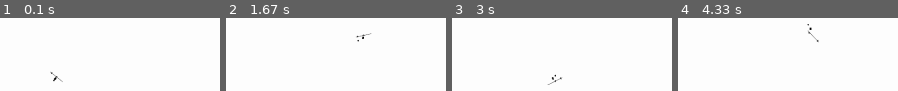
Above: before the commit, frames 1-4 (left to right).
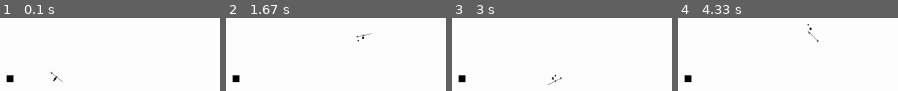
Above: after the commit, the same moments.

Repository: LeBoku/tds
Game: pygame game, started from tds/tds/tds.py
The game is run twice, just before and just after one commit, with the same random seed, the same clock (stepped at 60 frames per second) and the same inputs.
Inputs (mouse positions are in pixels of both pictures, inside the frame that each line leads up to):
- Up to frame 1 (0.1 s): no input
- Up to frame 2 (1.67 s): hold D 0.33-0.8 s; move the mouse to (outside the picture) at 0.37 s; click (outside the picture) at 0.88 s; hold W 1.17-1.47 s; click (outside the picture) at 1.25 s; hold D from 1.5 s (still down); click (226, 67) at 1.58 s
- Up to frame 3 (3 s): release D at 1.97 s; hold A 2-2.53 s; click (outside the picture) at 2.08 s; hold S 2.57-2.87 s; click (outside the picture) at 2.65 s; hold A from 2.9 s (still down); click (outside the picture) at 2.98 s
- Up to frame 4 (4.33 s): release A at 3.3 s; hold W 3.33-3.7 s; click (outside the picture) at 3.42 s; hold D from 3.73 s (still down); click (outside the picture) at 3.82 s

The runs differ from the first frame. In frame 1, 0.4% of the frame differs, in the area x 2-7%, y 78-90%; in frame 2, 0.4%; in frame 3, 0.4%; in frame 4, 0.4%.

Commit message:
imporved store handling

Diff:
--- a/tds/tds/map/mapController.py
+++ b/tds/tds/map/mapController.py
@@ -4,14 +4,12 @@
 from config import mapBounds
 
 from map.mapDisplay import MapDisplay
+from mapEntity.MapEntityController import MapEntityController
 from mapEntity.player.playerController import PlayerController
 
 from mapEntity.subEntity.subEntity import SubEntity
-from store.images import weapons, character
-
+from store import images
 from store import moveSets
-import store.moveSets.spear
-import store.moveSets.character
 
 class MapController(Controller):
 	def __init__(self):
@@ -34,16 +32,23 @@
 		self.entities.remove(entity)
 
 	def setUpEntities(self):
+		self.box = self.addEntity(MapEntityController(self))
+		self.box.setBaseImage(images.props.crate())
+		self.box.coord = Vector2(400, 400)
+
+		self.setUpPlayer()
+
+	def setUpPlayer(self):
 		self.player = self.addEntity(PlayerController(self))
 		self.player.coord = Vector2(500, 400)
 
 		self.player.moveSetController.registerMove("attack_forward", moveSets.spear.forwardAttack())
 		self.player.moveSetController.registerMove("move", moveSets.character.move())
 
-		self.createSubEntity("leftHand", character.hand(), Vector2(-5, 0))
-		rightHand = self.createSubEntity("rightHand", character.hand(), Vector2(5, 0))
+		self.createSubEntity("leftHand", images.character.hand(), Vector2(-5, 0))
+		rightHand = self.createSubEntity("rightHand", images.character.hand(), Vector2(5, 0))
 
-		self.createSubEntity("weapon", weapons.spear(), parent=rightHand)
+		self.createSubEntity("weapon", images.weapons.spear(), parent=rightHand)
 
 	def createSubEntity(self, name, image, offset=Vector2(0,0), parent=None):
 		if (parent is None):
--- a/tds/tds/mapEntity/MapEntityController.py
+++ b/tds/tds/mapEntity/MapEntityController.py
@@ -1,9 +1,9 @@
 from pygame.math import Vector2
+from shapely.geometry import Polygon
 
 from base.controller import Controller
 from mapEntity.MapEntityDisplay import MapEntityDisplay
 
-import pygameUtil.imageHelper
 
 class MapEntityController(Controller):
 	def __init__(self, map):
@@ -13,6 +13,25 @@
 		self.angle = 0
 		self.subEntities = {}
 		self.offset = None
+		self.collisionPoints = []
+
+	@property
+	def collsionPolygon(self):
+		if len(self.collisionPoints) == 0:
+			return None
+
+		collisionPolygonPoints = []
+		for point in self.collisionPoints:
+			vector = self.coord + Vector2(point)
+			collisionPolygonPoints.append((vector.x,vector.y))
+
+		return Polygon(collisionPolygonPoints)
+
+	def isCollidingWith(self, collisionPolygon):
+		if len(collisionPoints) == 0 or len(collisionPoints) == 0:
+			return False
+
+		return self.collsionPolygon.intersects(collsionPolygon)
 
 	def addSubEntity(self, name, entity):
 		entity.name = name
--- a/tds/tds/store/images/__init__.py
+++ b/tds/tds/store/images/__init__.py
@@ -0,0 +1 @@
+from . import character, weapons, props
--- a/tds/tds/store/images/character.py
+++ b/tds/tds/store/images/character.py
@@ -7,7 +7,6 @@
 	img = util.createAlphaSurface((5, 3))
 	img.fill((0,0,0))
 
-
 	return img
 
 def hand():
--- /dev/null
+++ b/tds/tds/store/images/props.py
@@ -0,0 +1,7 @@
+from store.images import util
+
+def crate():
+	img = util.createAlphaSurface((15, 15))
+	img.fill((0,0,0))
+
+	return img
--- a/tds/tds/store/moveSets/__init__.py
+++ b/tds/tds/store/moveSets/__init__.py
@@ -0,0 +1 @@
+from . import character, spear
--- a/tds/tds/tds.py
+++ b/tds/tds/tds.py
@@ -1,5 +1,4 @@
 import pygame
-
 import mainLoop
 
 if __name__ == "__main__":
Not shown, changed: tds/tds/tds.pyproj
